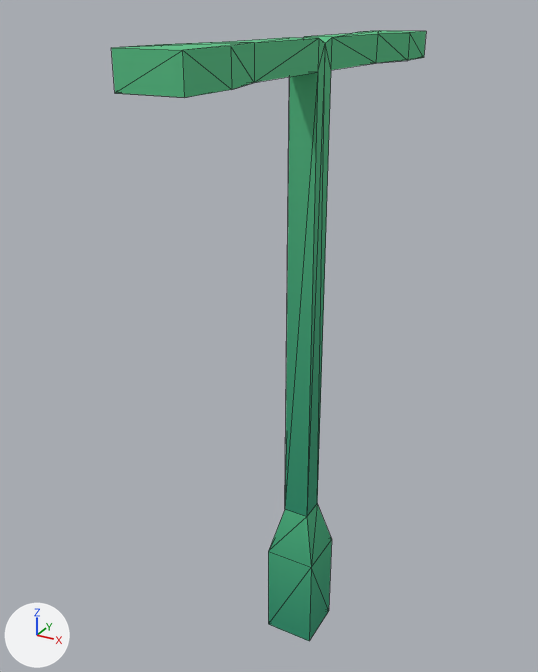
A saved change to the glTF model kenney/city-kit-roads/light-square-double.glb.
The view is the same before and after, from a 50 mm camera at (0.277, -0.573, 0.621) aimed at (-0.037, -0.003, 0.335). Arrows for +X, +Y and +Z are at lower left; the lights stay in place. The first picture is the older version. Mesh edges are drawn as thin lines. Vertices at exactly the same position are counted once.

Names of what the first picture shows: 'light-square-double'.
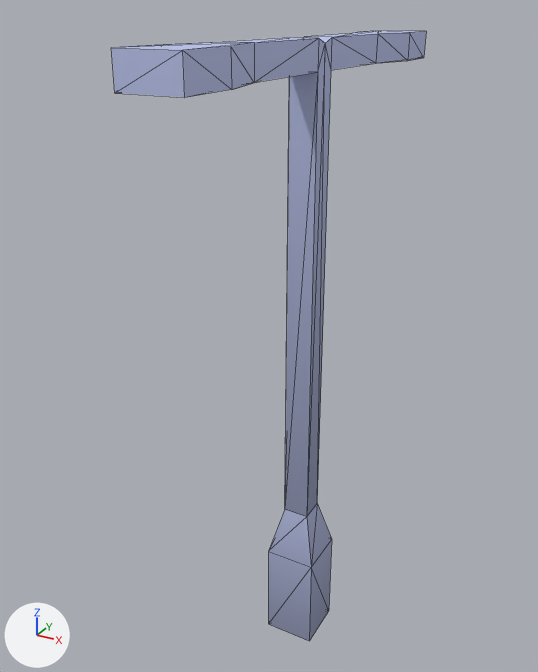
Boxes [x1, y1, x2, y2] around the edits, measured in the pictures (538 x 672 px):
part 1 of me_light_square_double, surface changed (green to blue): [111, 30, 426, 641] in both

The edits, one by one:
me_light_square_double is used by ob_light_square_double; location (0.0, 0.0, 0.0).
me_light_square_double had 50 vertices, 88 faces and spanned x -0.025..0.025, y -0.212..0.212, z 0.0..0.6.
me_light_square_double now has 57 vertices, 88 faces and spans x -0.025..0.025, y -0.212..0.212, z 0.0..0.6.
me_light_square_double part 1: 80 kept faces spanning x -0.025..0.025, y -0.212..0.212, z 0.0..0.6 get new texture (UV) coordinates.
Edits to the shape of me_light_square_double do not show in these pictures.
